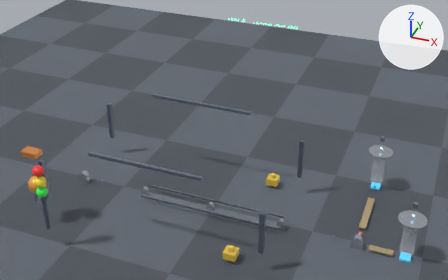
What one commit did to the Blender file PickLine/twin/PickLine_Twin.blend.
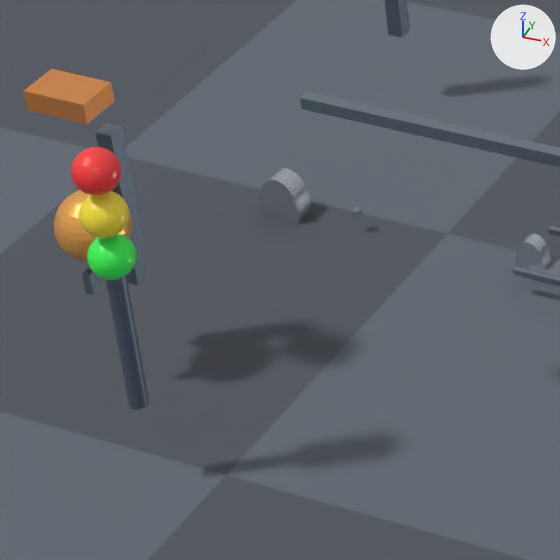
Each version appears first from a camera (50 mm lens) standing at (4.65, -5.27, 5.21) and looking at (2.28, 0.77, 1.33), and next in a close-up on the part from 3% to 34% of the width and 46% to 95% of the height. The axes (+X, +Y, +Z) are drawn at upper right. The lights are the same throughout. The first two pictures are the older version.

Objects in the first close-up: 'Carriage', 'Floor', 'LightGreen', 'LightPole', 'LightRed', 'LightYellow', 'Post_0.0_0.1', 'Post_0.0_1.9', 'RailY0', 'RollerL', 'RollerM0', 'ToolHead' and 5 more.
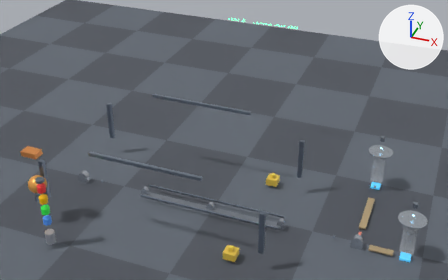
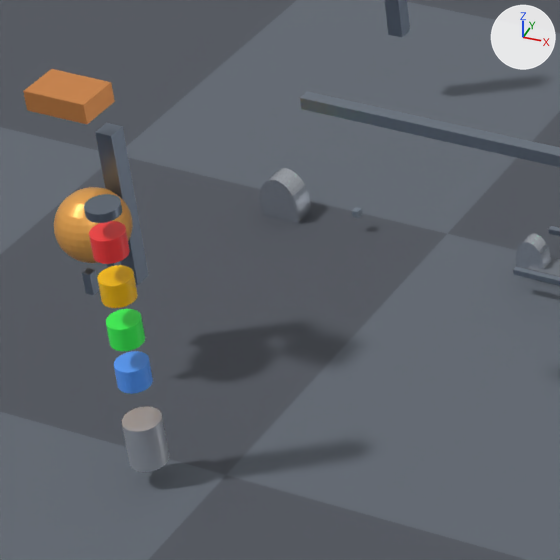
Commit message: PickLine twin: realistic 5-segment signal tower (red/amber/green/blue + silver base)

Where the change shows, as pixel boxes [x1, y1, x2, y2] in the close-ups (560 x 560 px):
'LightPole', recoloured, moved, rescaled: before [105, 276, 149, 410]; after [122, 406, 169, 472]
'LightRed', deleted (red): before [71, 147, 122, 196]
'LightYellow', deleted (yellow): before [79, 191, 129, 238]
'LightGreen', deleted (green): before [87, 233, 137, 280]
'TowerRed', added (red): after [89, 221, 130, 264]
'TowerAmber', added (yellow): after [97, 265, 138, 308]
'TowerGreen', added (green): after [106, 309, 145, 351]
'TowerBlue', added (blue): after [114, 351, 153, 394]
'TowerCap', added: after [84, 194, 122, 223]

What the commit changed:
Material 'TowerBase' (mat_towerbase) is new.
Its base color is (0.7, 0.72, 0.76) (light grey #dadde2).
Its metallic is 0.8.
Its roughness is 0.3.
Material 'LightAmber' (mat_lightamber) is new.
Its base color is (1.0, 0.55, 0.0) (yellow #ffc400).
Its roughness is 0.3.
Material 'LightBlue' (mat_lightblue) is new.
Its base color is (0.1, 0.35, 1.0) (blue #59a0ff).
Its roughness is 0.3.
me_cylinder_011 has 64 vertices, 34 faces and spans x -1.0..1.0, y -1.0..1.0, z -0.5..0.5.
me_cylinder_011 no longer uses material mat_frame (greyish blue #7c8695).
me_cylinder_011 gains material mat_towerbase (light grey #dadde2).
Mesh me_cylinder_016 is new.
It is a 32-sided cylinder along z spanning x -1.0..1.0, y -1.0..1.0, z -0.5..0.5.
It uses material mat_frame (greyish blue #7c8695).
Mesh me_cylinder_015 is new.
It is a 32-sided cylinder along z spanning x -1.0..1.0, y -1.0..1.0, z -0.5..0.5.
It uses material mat_lightred (red #ff3f3f).
Mesh me_cylinder_014 is new.
It is a 32-sided cylinder along z spanning x -1.0..1.0, y -1.0..1.0, z -0.5..0.5.
It uses material mat_lightamber (yellow #ffc400).
Mesh me_cylinder_013 is new.
It is a 32-sided cylinder along z spanning x -1.0..1.0, y -1.0..1.0, z -0.5..0.5.
It uses material mat_lightgreen (green #3fff59).
Mesh me_cylinder_012 is new.
It is a 32-sided cylinder along z spanning x -1.0..1.0, y -1.0..1.0, z -0.5..0.5.
It uses material mat_lightblue (blue #59a0ff).
Object 'LightPole' (ob_lightpole) moves from (0.4, -0.4, 0.6) to (0.4, -0.4, 0.16).
Object 'LightPole' (ob_lightpole) is rescaled from (0.03, 0.03, 0.6) to (0.06, 0.06, 0.16).
Object 'LightGreen' (ob_lightgreen) is deleted.
Object 'LightYellow' (ob_lightyellow) is deleted.
Object 'LightRed' (ob_lightred) is deleted.
Object 'TowerCap' (ob_towercap) is new; it shows me_cylinder_016.
Its location is (0.4, -0.4, 1.02).
Its scale is (0.052, 0.052, 0.03).
Object 'TowerRed' (ob_towerred) is new; it shows me_cylinder_015.
Its location is (0.4, -0.4, 0.9).
Its scale is (0.052, 0.052, 0.08).
Object 'TowerAmber' (ob_toweramber) is new; it shows me_cylinder_014.
Its location is (0.4, -0.4, 0.74).
Its scale is (0.052, 0.052, 0.08).
Object 'TowerGreen' (ob_towergreen) is new; it shows me_cylinder_013.
Its location is (0.4, -0.4, 0.58).
Its scale is (0.052, 0.052, 0.08).
Object 'TowerBlue' (ob_towerblue) is new; it shows me_cylinder_012.
Its location is (0.4, -0.4, 0.42).
Its scale is (0.052, 0.052, 0.08).
